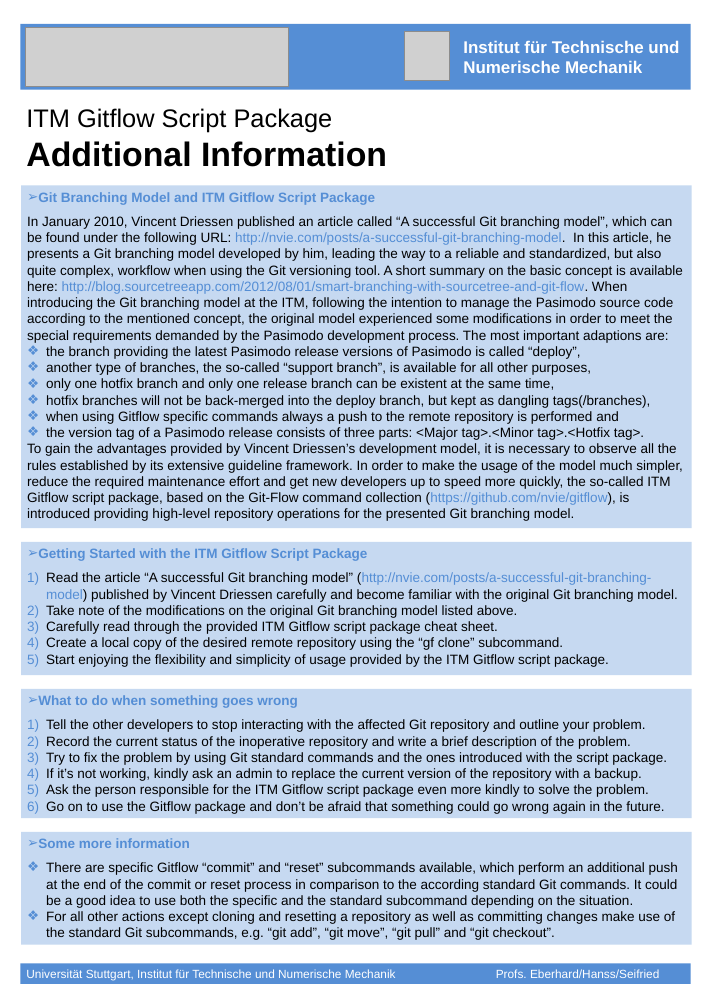
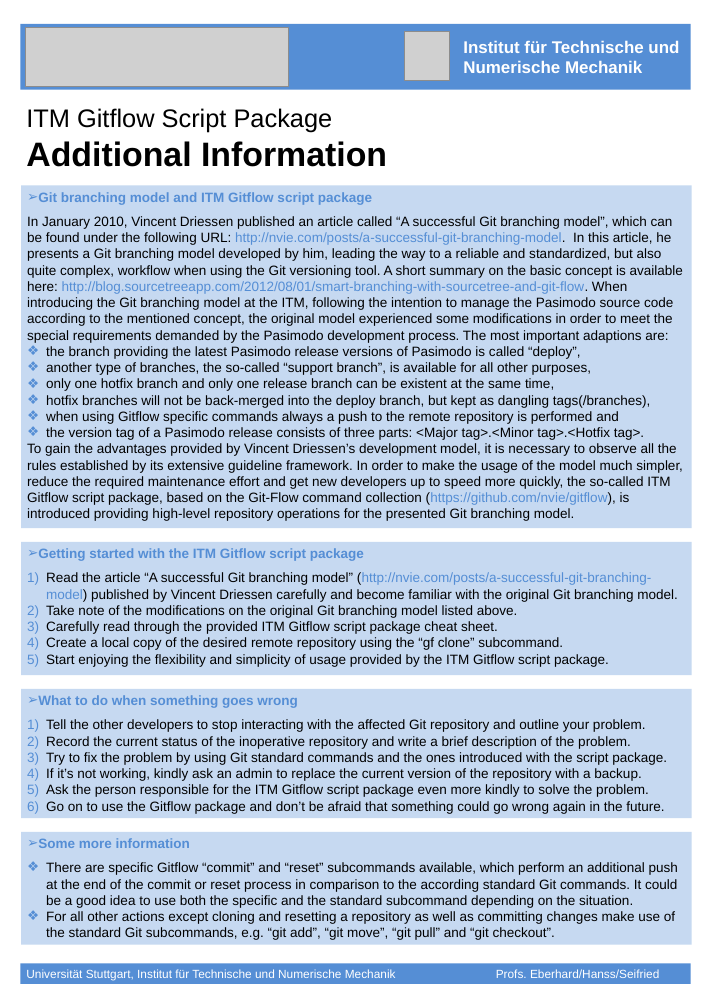
Before and after one commit to fspreng/ITM_gitflow, a slide deck: slide 4 of gitflow_cheat_sheet.pptx. Drawn at 713x1008 pixels with LibreOffice and Linux fonts; fonts in the diff are those of the drawing; grey boxes stand for pictures. Boxes give left, top, right and bottom in pixels: in the first picture for what was removed or moved away, otherwise in the second. Text is boxed around its words. In the diff, an @@ line names an element or a change of style, - is before the commit and + after.

Commit message:
Modified Gitflow cheat sheet

```diff
--- a/gitflow_cheat_sheet.pptx
+++ b/gitflow_cheat_sheet.pptx
@@ text in rectangle at bbox=[38, 192, 372, 205]: text changed @@
-➢ Git Branching Model and ITM Gitflow Script Package
+➢ Git branching model and ITM Gitflow script package
@@ text in rectangle at bbox=[38, 548, 364, 561]: text changed @@
-➢ Getting Started with the ITM Gitflow Script Package
+➢ Getting started with the ITM Gitflow script package
```
Also in this commit, not shown: 1 other file.
